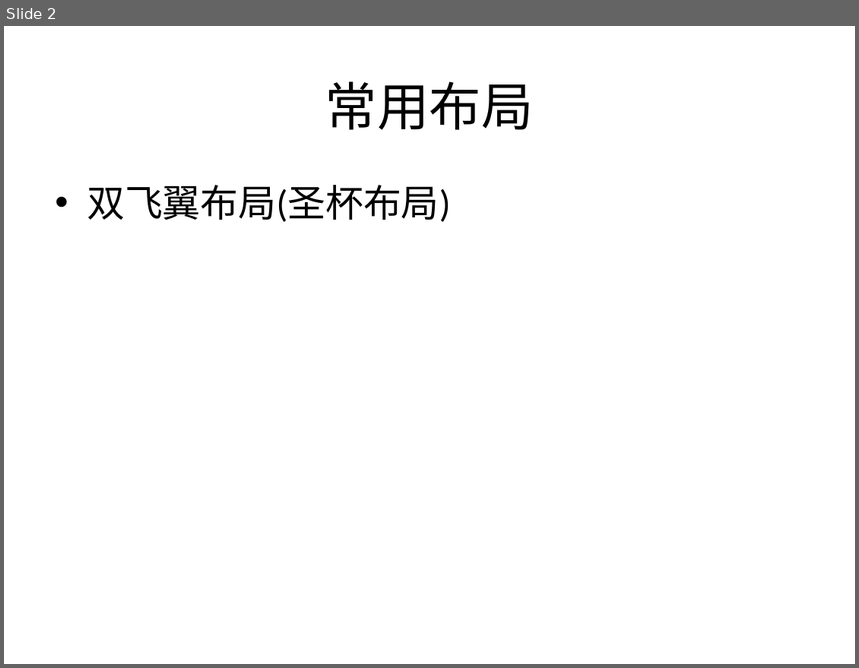
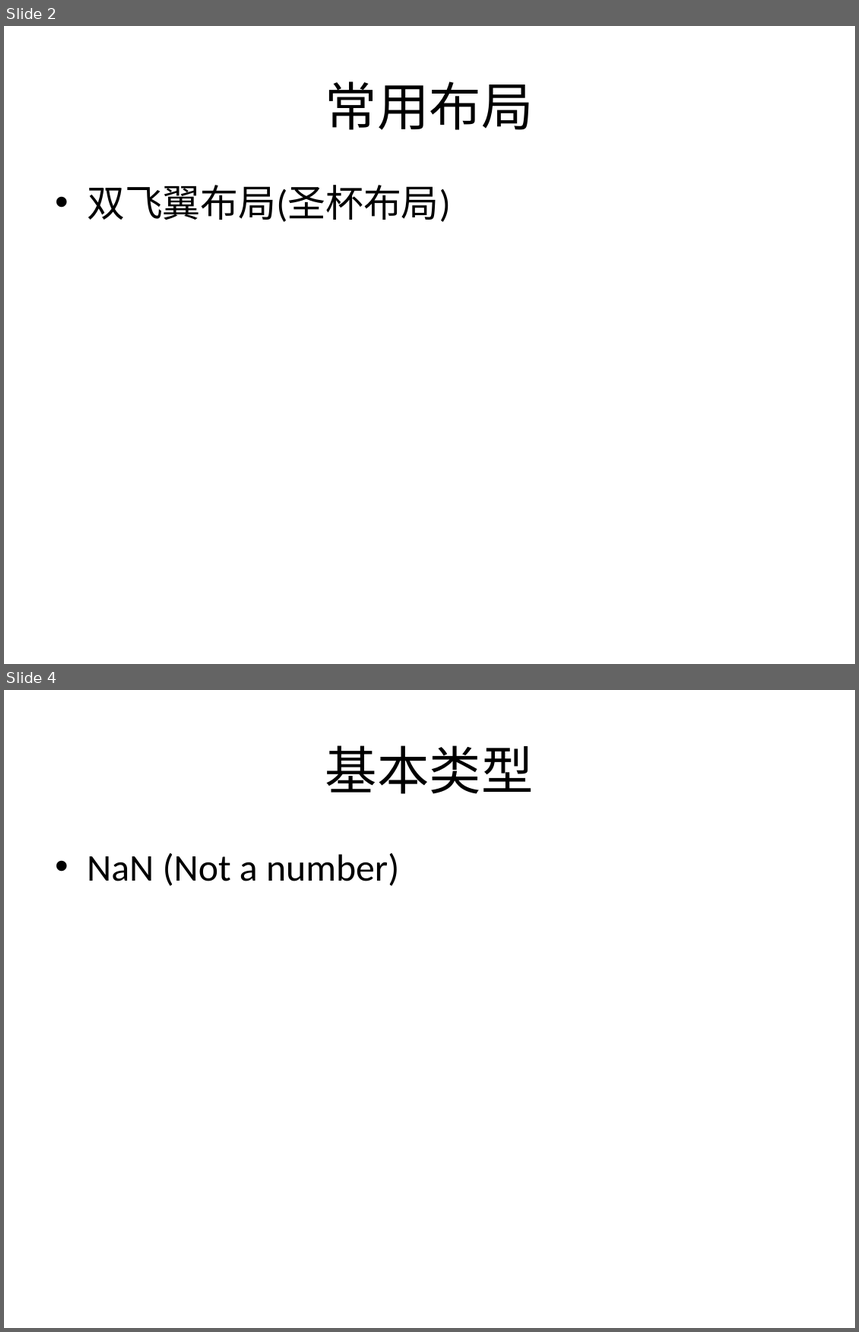
Before and after one commit to plter/HTML5Course20160801, a slide deck: 讲义.pptx. Shown one above the other, each under a label of ours: slide 2 before the commit, slides 2 and 4 after it; the slides between them are not shown. The pictures are 859x668 and 859x1332 pixels, drawn with LibreOffice and Linux fonts; fonts in the diff are those of the drawing. Boxes give left, top, right and bottom in pixels: in the first picture for what was removed or moved away, otherwise in the second. Text is boxed around its words. In the diff, an @@ line names an element or a change of style, - is before the commit and + after.

```diff
--- a/讲义.pptx
+++ b/讲义.pptx
@@ slide 4 added at [4,690,855,1328], background #FFFFFF @@
@@ title added at [325,745,534,794], 44 pt, text #000000 @@
+基本类型
@@ text added at [87,853,399,886], 32 pt, text #000000 @@
+• NaN (Not a number)
```
Also in this commit, not shown: 2 other slides added, 12 other files.
